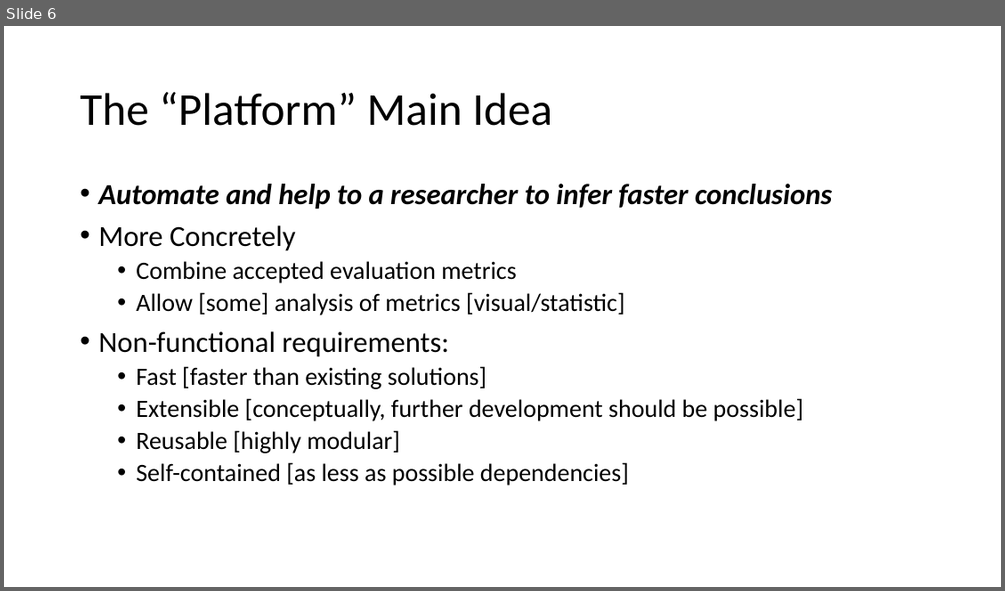
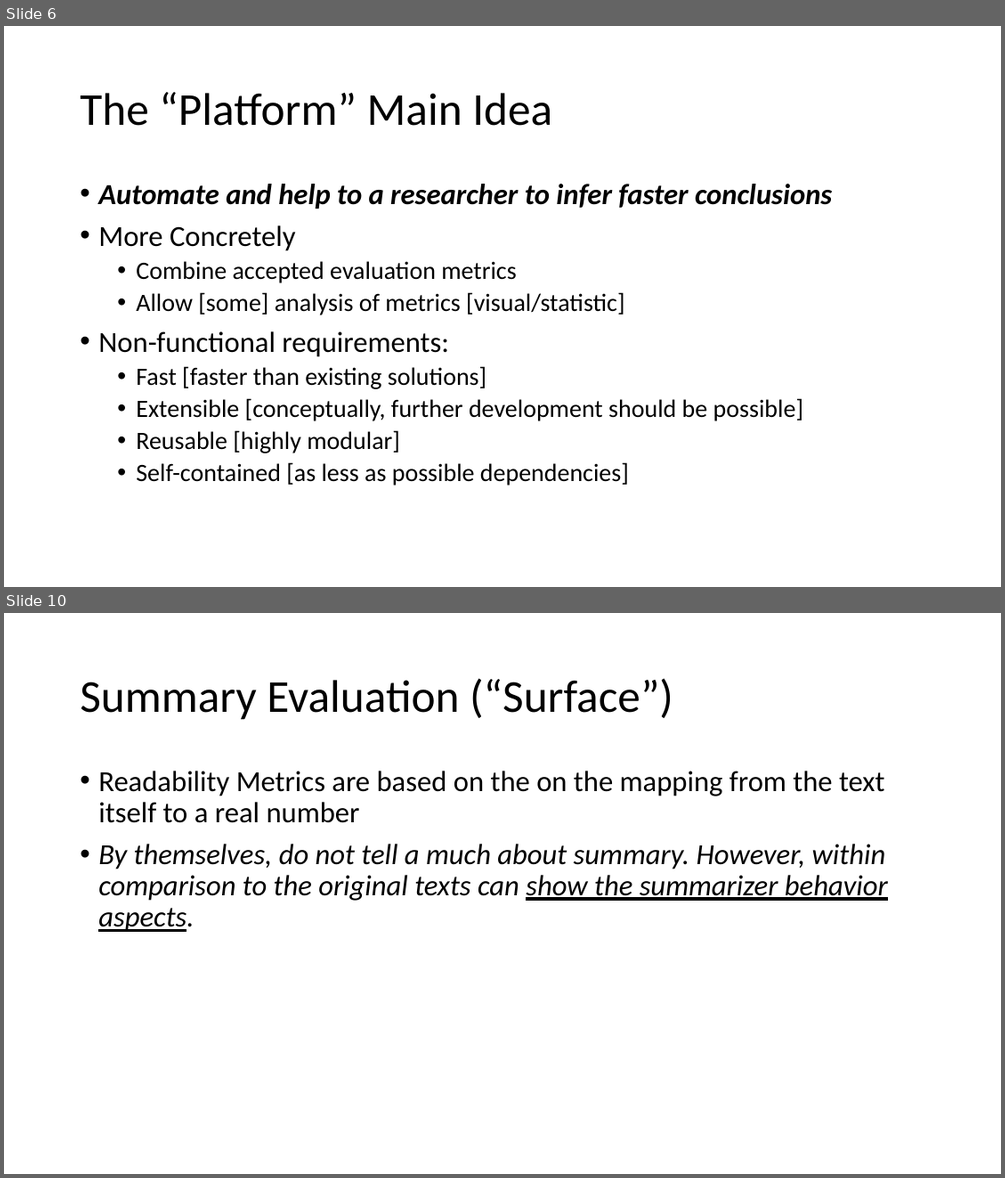
Before and after one commit to karno-bh/rouge-reimpl, a slide deck: docs/Summary Evaluation Platform.pptx. Shown one above the other, each under a label of ours: slide 6 before the commit, slides 6 and 10 after it; the slides between them are not shown. The pictures are 1005x591 and 1005x1178 pixels, drawn with LibreOffice and Linux fonts; fonts in the diff are those of the drawing. Boxes give left, top, right and bottom in pixels: in the first picture for what was removed or moved away, otherwise in the second. Text is boxed around its words. In the diff, an @@ line names an element or a change of style, - is before the commit and + after.

```diff
--- a/docs/Summary Evaluation Platform.pptx
+++ b/docs/Summary Evaluation Platform.pptx
@@ slide 10 added at (4,613,1001,1174), background #FFFFFF @@
@@ title added at (80,678,673,720), 44 pt, text #000000 @@
+Summary Evaluation (“Surface”)
@@ text added at (98,771,888,932), 28 pt, text #000000, italic @@
+• Readability Metrics are based on the on the mapping from the text itself to a real number
+• By themselves, do not tell a much about summary. However, within comparison to the original texts can show the summarizer behavior aspects.
```
Also in this commit, not shown: 1 slide changed, 3 other slides added.
